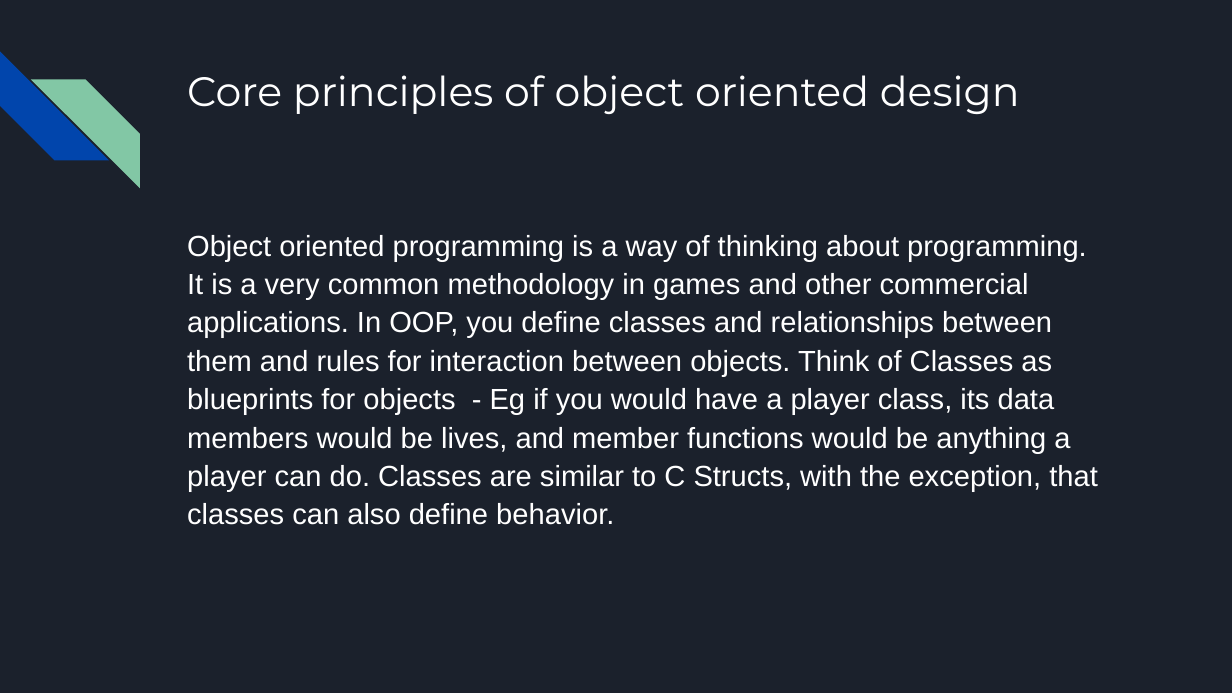
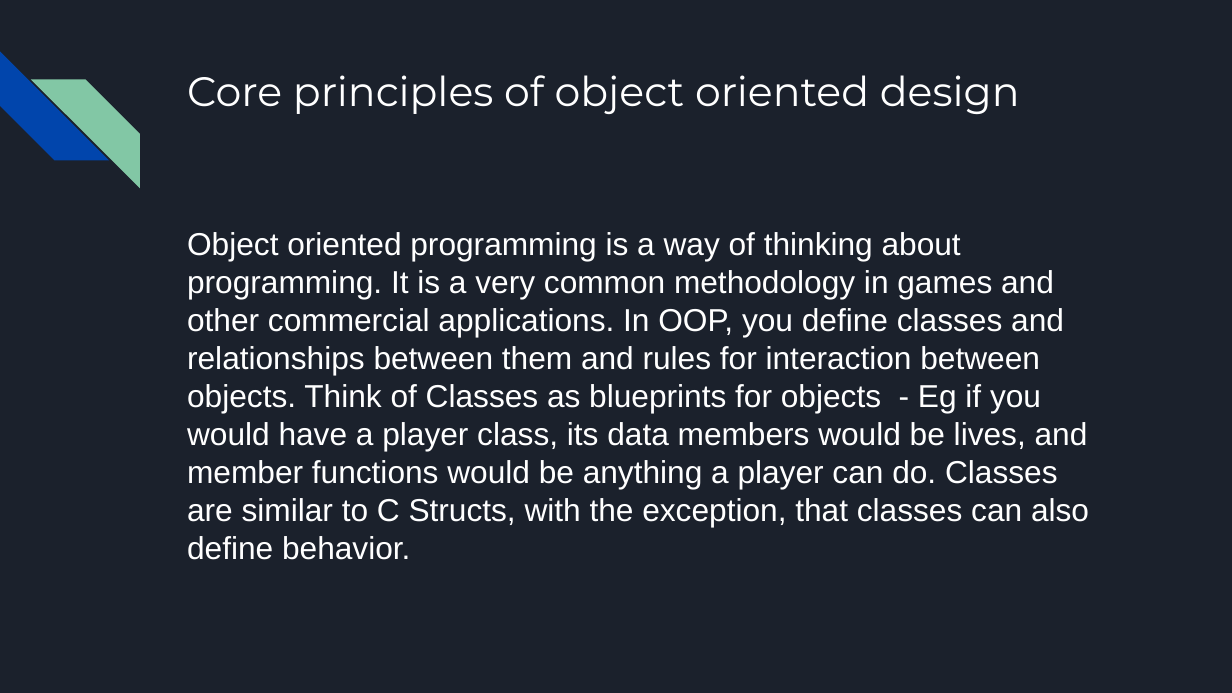
Before and after one commit to Erikzy/OOP_EUAS_2022, a slide deck: slide 10 of Object Oriented Programming using Unity_C# - Lesson 1.pptx (slide 9 before the commit). Drawn at 1232x693 pixels with LibreOffice and Linux fonts; fonts in the diff are those of the drawing. Boxes give left, top, right and bottom in pixels: in the first picture for what was removed or moved away, otherwise in the second. Text is boxed around its words. In the diff, an @@ line names an element or a change of style, - is before the commit and + after.

```diff
--- a/Object Oriented Programming using Unity_C# - Lesson 1.pptx
+++ b/Object Oriented Programming using Unity_C# - Lesson 1.pptx
@@ text "Object oriented programming is a ..." at box(187, 232, 1089, 560): size 17 to 18.5 pt; line spacing 1.1 to 1 @@
```
Also in this commit, not shown: 2 slides added, 1 slide removed.
